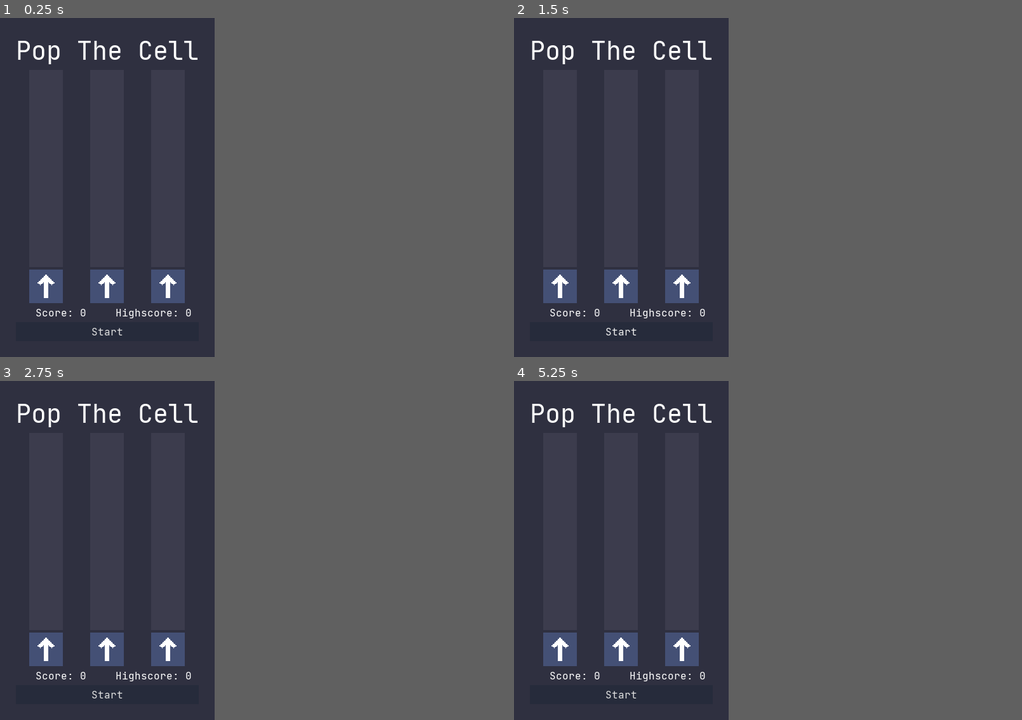
Above: before the commit, frames 1-4 (two rows, left to right).
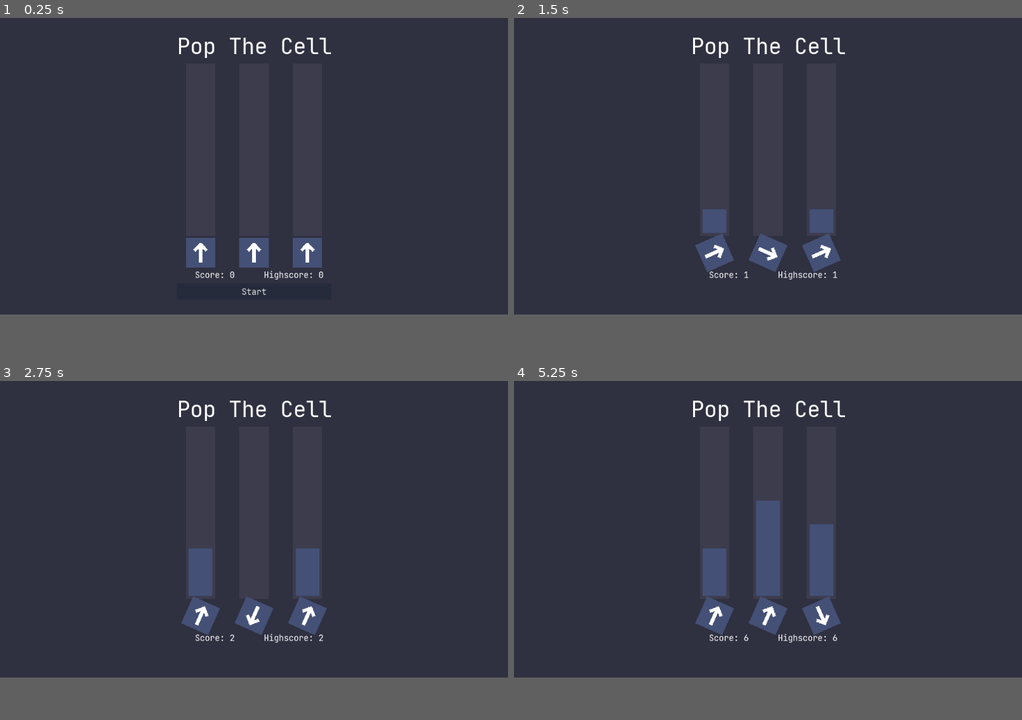
Above: after the commit, the same moments.

Repository: BlockOG/Pop-The-Cell-Godot
Game: Godot game, scene res://Pop The Cell.tscn
Two runs of this game, one before a commit and one after it. Both use one fixed random seed, a clock stepped at 60 frames per second and the inputs below.
Inputs (mouse positions are in pixels of both pictures, inside the frame that each line leads up to):
- Up to frame 1 (0.25 s): no input
- Up to frame 2 (1.5 s): click "Start" at 0.5 s; click (620, 333) at 1.25 s, where only the run before the commit has a clickable "Start"
- Up to frame 3 (2.75 s): click (86, 614) at 2.02 s
- Up to frame 4 (5.25 s): click (600, 584) at 2.77 s; click (600, 584) at 3.52 s; click (600, 557) at 4.27 s; click (646, 530) at 5.02 s
In our replay, the window is 338x535 before the commit and 800x468 after it. These sizes can differ from the game's own. Grey fills any space a smaller window leaves; there, only what the larger window draws over its background counts as a difference.

The runs differ from the first frame. In frame 1, 5.0% of the frame differs, in the area x 3-66%, y 5-94%; in frame 2, 5.6%; in frame 3, 6.2%; in frame 4, 7.9%.
Error before the commit: Parse Error: The identifier "buttons1" isn't declared in the current scope. (res://Pop)

Commit message:
Fix the removal of buttons1, buttons2 and buttons3

Diff:
--- a/Pop The Cell.gd
+++ b/Pop The Cell.gd
@@ -72,10 +72,9 @@
 	load_hi()
 
 	# Connect all the buttons
-	for i in range(7):
-		buttons1.get_child(i).connect("pressed", self, "_on_1_pressed", [i])
-		buttons2.get_child(i).connect("pressed", self, "_on_2_pressed", [i])
-		buttons3.get_child(i).connect("pressed", self, "_on_3_pressed", [i])
+	for j in range(3):
+		for i in range(7):
+			buttons[j].get_child(i).connect("pressed", self, "_on_" + str(j + 1) + "_pressed", [i])
 
 	# Set size of window to not be the size of the
 	OS.window_size = Vector2(1024, 600)
@@ -113,10 +112,9 @@
 	# Reset everything
 	tick = 0
 	score = 0
-	for i in range(7):
-		buttons1.get_child(i).disabled = true
-		buttons2.get_child(i).disabled = true
-		buttons3.get_child(i).disabled = true
+	for j in range(3):
+		for i in range(7):
+			buttons[j].get_child(i).disabled = true
 
 	dirs = [0, 0, 0]
 
